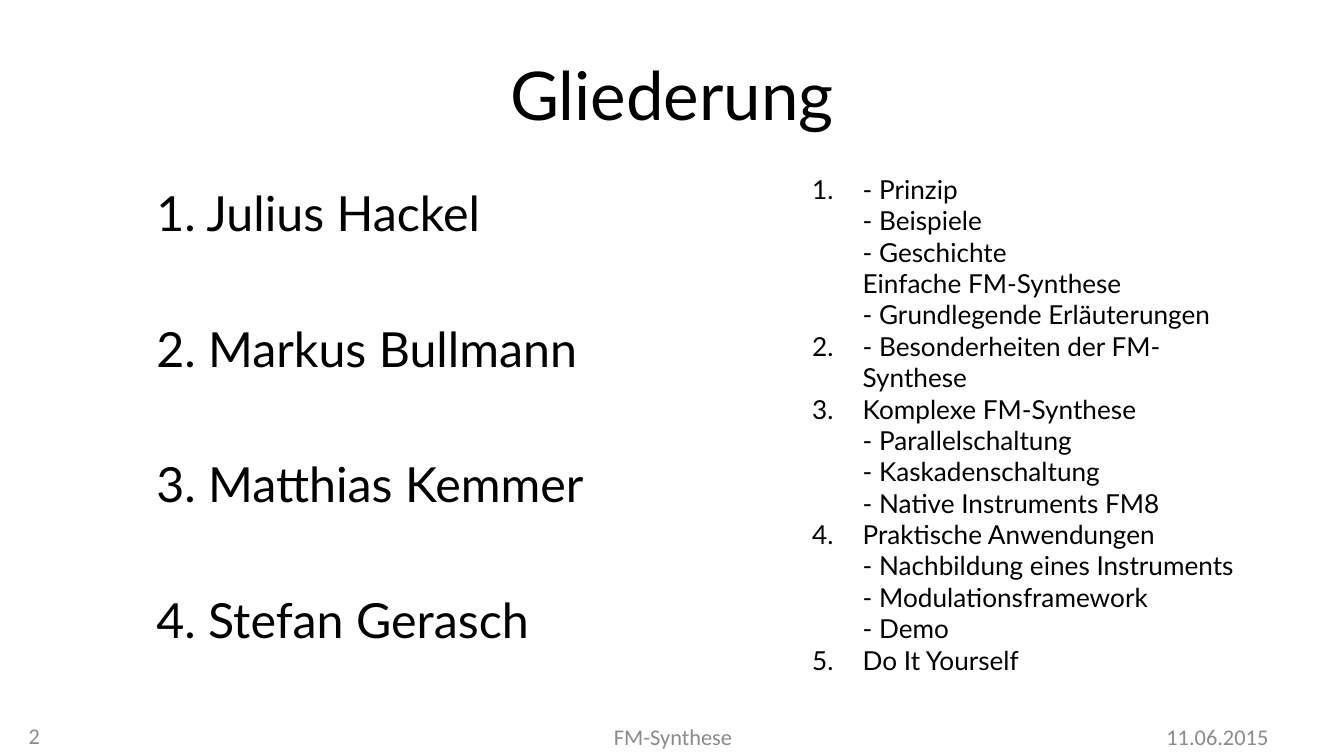
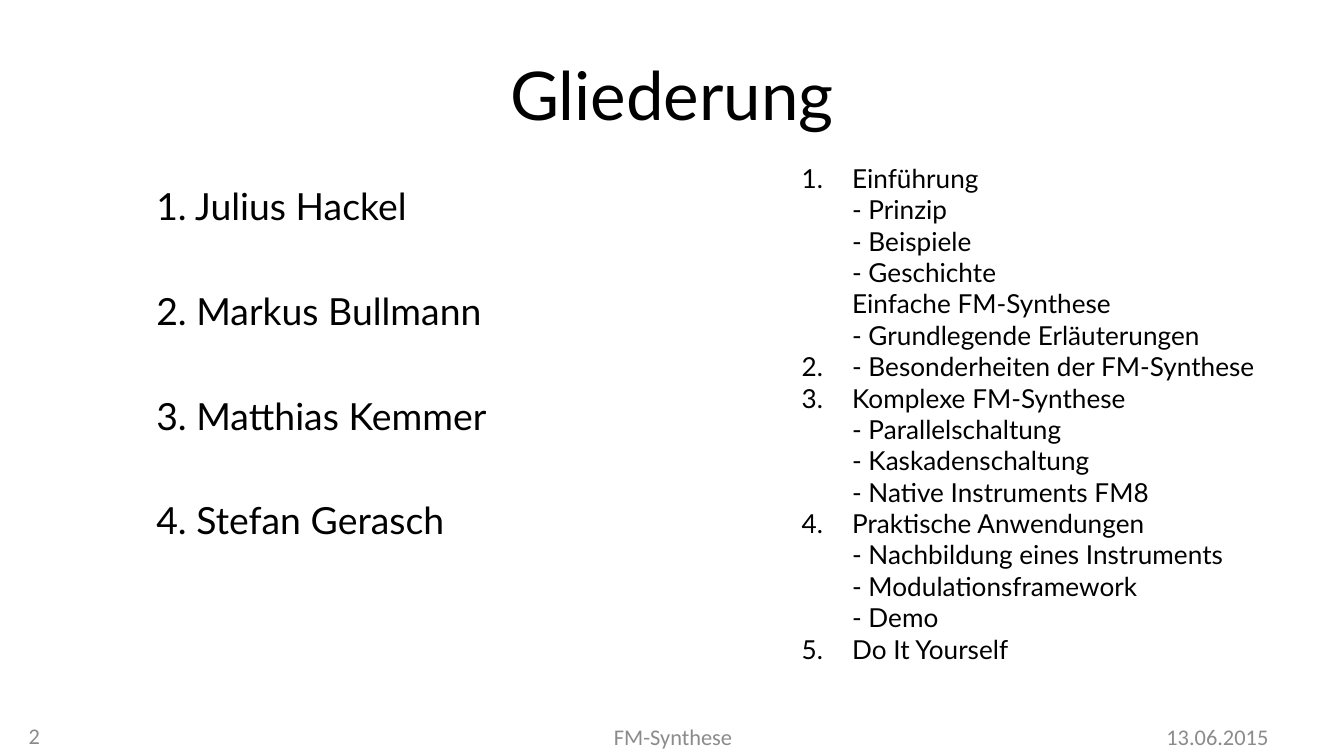
Before and after one commit to MBulli/VSeminar, a slide deck: slide 2 of Praesentation/FMSynthese-Julius.pptx. Drawn at 1344x756 pixels with LibreOffice and Linux fonts; fonts in the diff are those of the drawing; background and template pictures are left out. Boxes give left, top, right and bottom in pixels: in the first picture for what was removed or moved away, otherwise in the second. Text is boxed around its words. In the diff, an @@ line names an element or a change of style, - is before the commit and + after.

```diff
--- a/Praesentation/FMSynthese-Julius.pptx
+++ b/Praesentation/FMSynthese-Julius.pptx
@@ text "1. Julius Hackel" at box(156, 192, 487, 535): size 25.9 to 20 pt; less space between paragraphs @@
@@ text "1. Einführung": place and size @@
-text "1. Einführung" at box(812, 180, 1234, 671)
+text "1. Einführung" at box(802, 168, 1254, 660)
@@ text at box(802, 168, 978, 224): text changed @@
-1. - Prinzip
+1. Einführung
+- Prinzip
@@ text at box(1166, 730, 1268, 745): text changed @@
-11.06.2015
+13.06.2015
```
Also in this commit, not shown: 4 other slides changed, 6 slides added, 10 other files.
